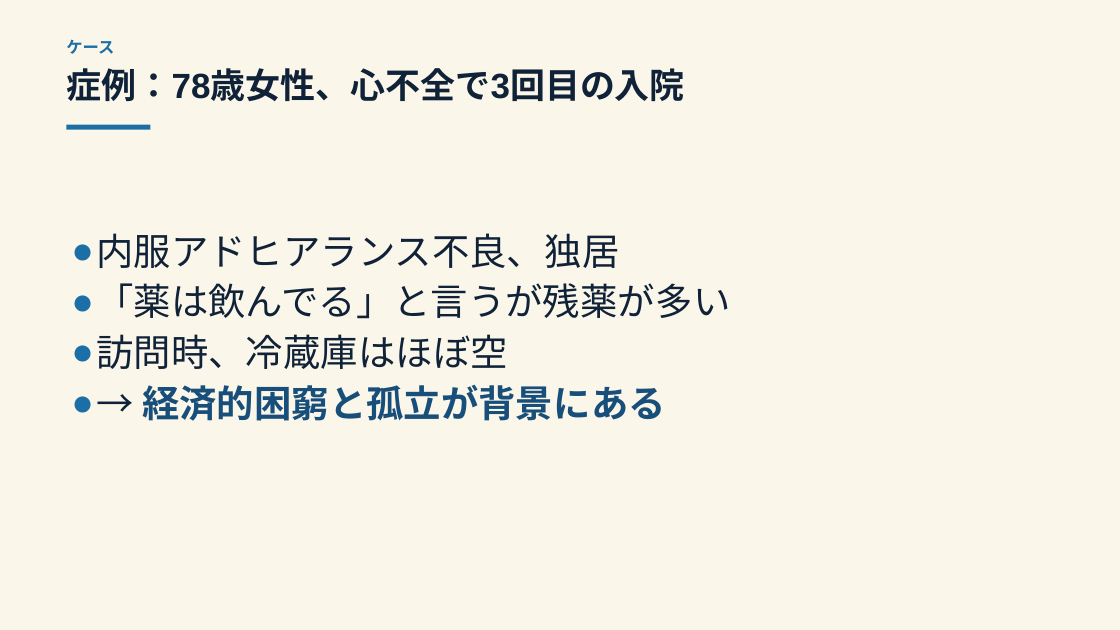
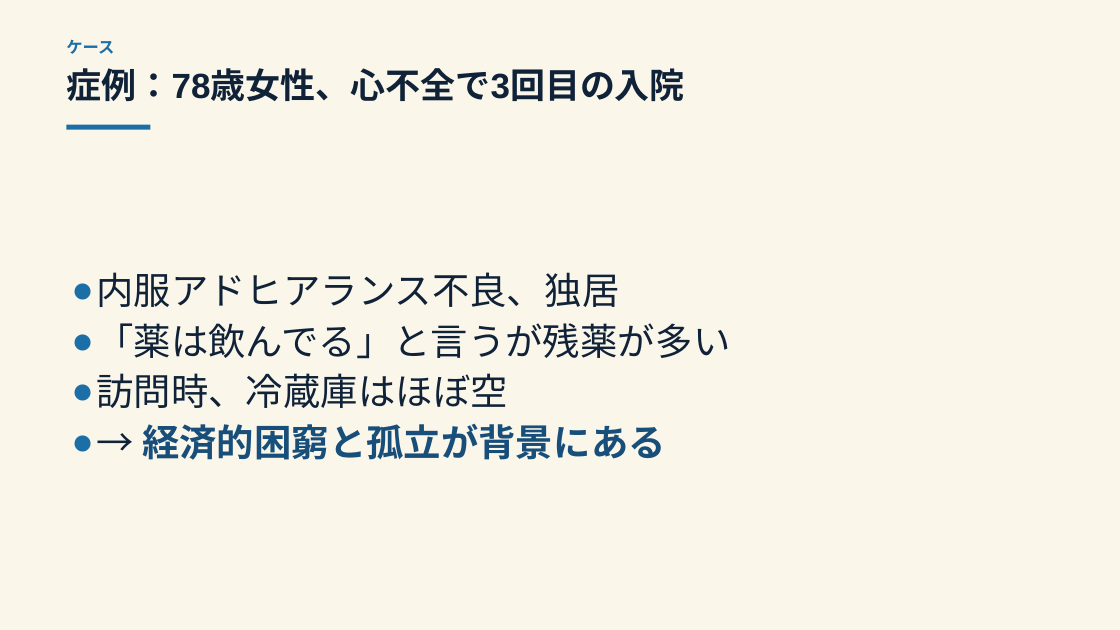
Before and after one commit to Tama831/ai-agent-team-materials, a slide deck: slide 2 of output/education/2026-08-18_sdh-fee-schedule-japan/sdh-fee-schedule-japan_slides_residents.pptx. Drawn at 1120x630 pixels with LibreOffice and Linux fonts; fonts in the diff are those of the drawing. Boxes give left, top, right and bottom in pixels: in the first picture for what was removed or moved away, otherwise in the second. Text is boxed around its words. In the diff, an @@ line names an element or a change of style, - is before the commit and + after.

```diff
--- a/output/education/2026-08-18_sdh-fee-schedule-japan/sdh-fee-schedule-japan_slides_residents.pptx
+++ b/output/education/2026-08-18_sdh-fee-schedule-japan/sdh-fee-schedule-japan_slides_residents.pptx
@@ text "内服アドヒアランス不良、 独 居": place and size @@
-text "内服アドヒアランス不良、 独 居" at bbox=[97, 233, 730, 421]
+text "内服アドヒアランス不良、 独 居" at bbox=[97, 272, 730, 460]
@@ text "内服アドヒアランス不良、 独 居" at bbox=[97, 272, 730, 460]: vertical alignment top to middle @@
```
Also in this commit, not shown: 18 other slides changed, 9 other files.
